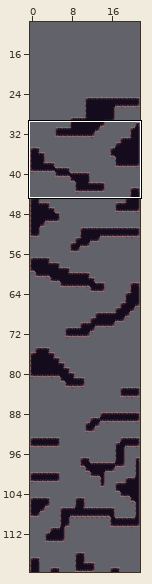
Tiled map, stored at teste/sem título6.tmx. Above: a wide view before the commit, with the close-up outlined.
Close-up. The starting point:
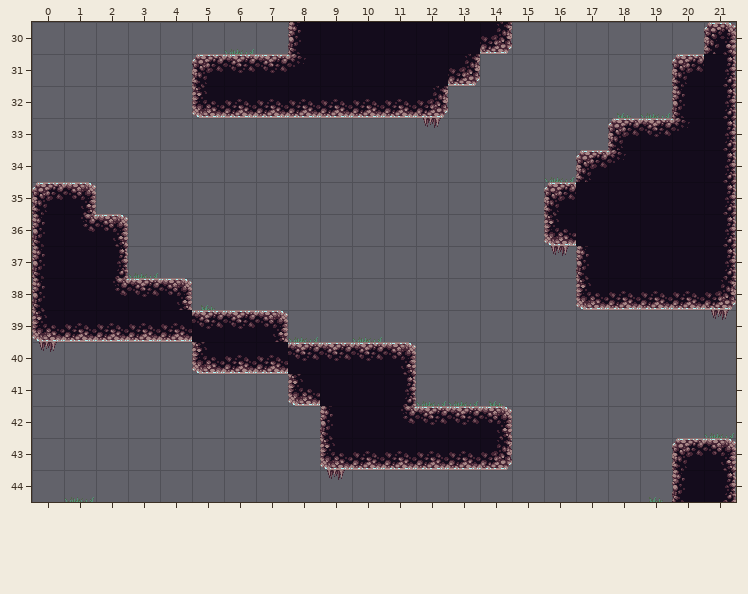
Cells are 32x32 px. Shown: x 0..21, y 30..44. The commit also changed other parts of the map, which this record leaves out.
Once edited:
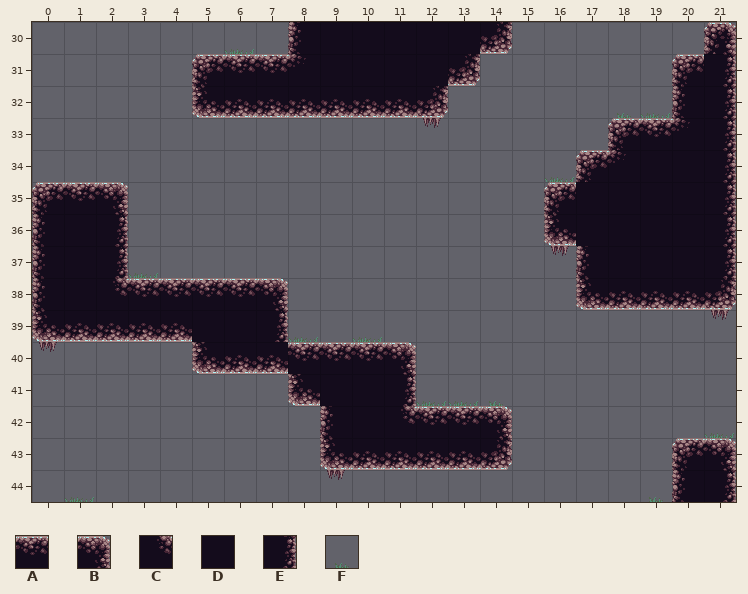
Key: from "platformertiles": A 1, B 2, C 5, D 9, E 10, F 22.
_ is an empty cell, . an unchanged one.
Edits made:
--- layer "World"
@@ x 1..2 @@
-35 B_
-36 CB
+35 AB
+36 DE
@@ x 4..7 @@
-38 BF__
-39 .AAB
+38 AAAB
+39 .DDE
